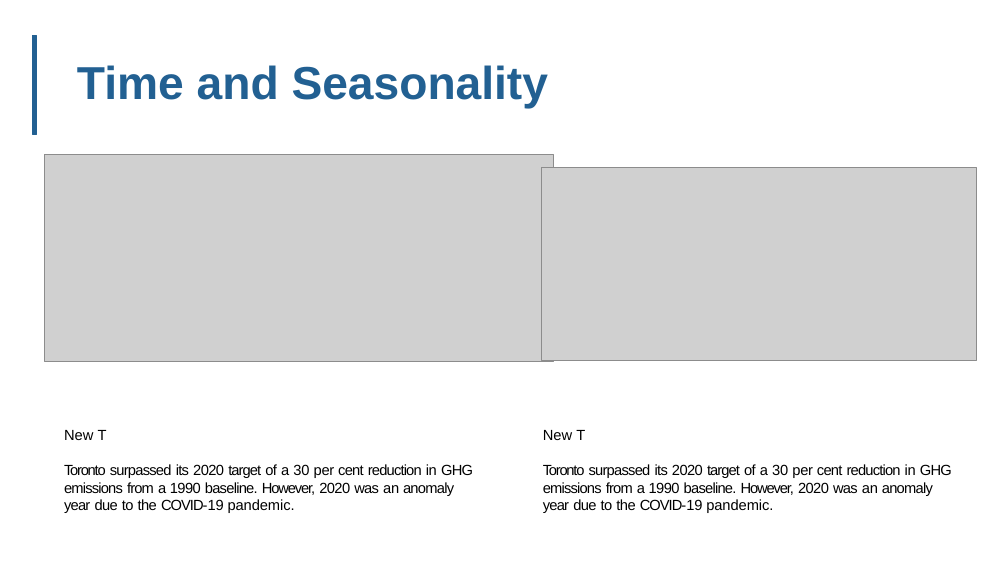
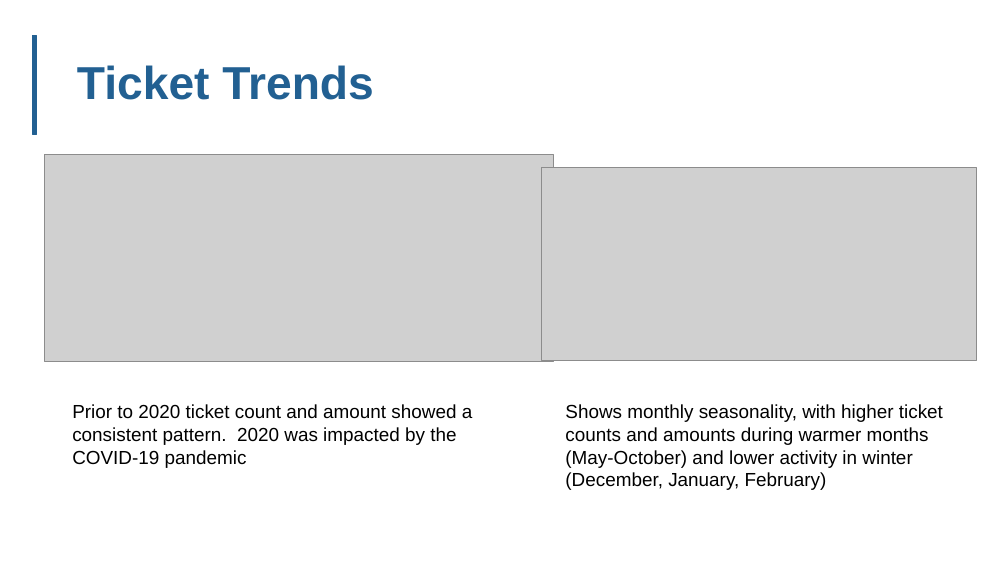
Before and after one commit to edimaudo/interview-questions, a slide deck: slide 3 of cibcmellon/cibcmellon_parking_analytics.pptx. Drawn at 1008x567 pixels with LibreOffice and Linux fonts; fonts in the diff are those of the drawing; grey boxes stand for pictures; background and template pictures are left out. Boxes give left, top, right and bottom in pixels: in the first picture for what was removed or moved away, otherwise in the second. Text is boxed around its words. In the diff, an @@ line names an element or a change of style, - is before the commit and + after.

```diff
--- a/cibcmellon/cibcmellon_parking_analytics.pptx
+++ b/cibcmellon/cibcmellon_parking_analytics.pptx
@@ title at (77, 65, 373, 100): text changed @@
-Time and Seasonality
+Ticket Trends
@@ text at (72, 404, 473, 468): text changed; size 14 to 18 pt @@
-New T
-Toronto surpassed its 2020 target of a 30 per cent reduction in GHG emissions from a 1990 baseline. However, 2020 was an anomaly year due to the COVID-19 pandemic.
+Prior to 2020 ticket count and amount showed a consistent pattern. 2020 was impacted by the COVID-19 pandemic
@@ text at (565, 404, 943, 490): text changed; size 14 to 18 pt @@
-New T
-Toronto surpassed its 2020 target of a 30 per cent reduction in GHG emissions from a 1990 baseline. However, 2020 was an anomaly year due to the COVID-19 pandemic.
+Shows monthly seasonality, with higher ticket counts and amounts during warmer months (May-October) and lower activity in winter (December, January, February)
```
Also in this commit, not shown: 4 other slides changed, 4 slides added, 4 slides removed.
